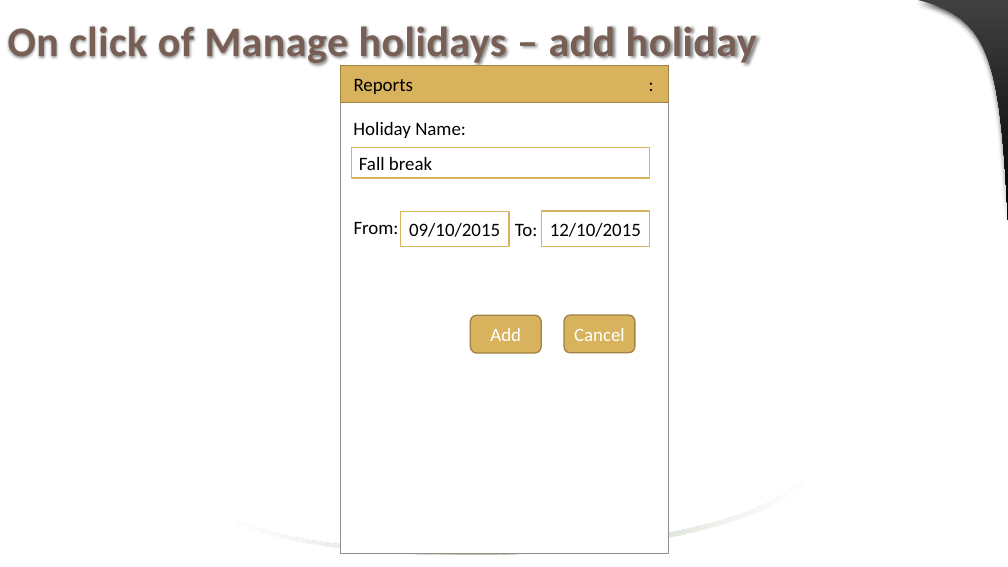
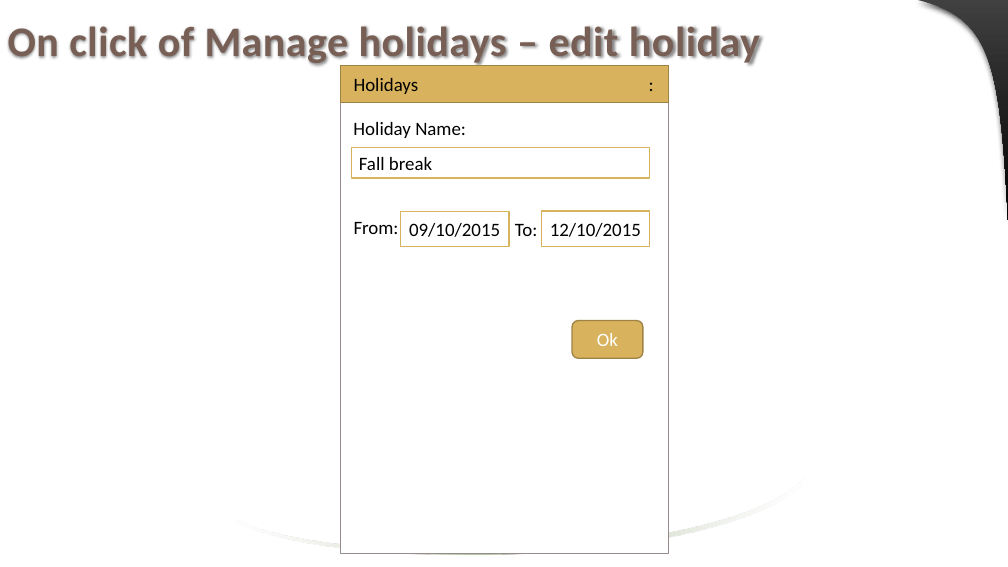
Before and after one commit to jaenudin86/Attendance, a slide deck: slide 45 of Attendance Wireframes.pptx. Drawn at 1008x567 pixels with LibreOffice and Linux fonts; fonts in the diff are those of the drawing. Boxes give left, top, right and bottom in pixels: in the first picture for what was removed or moved away, otherwise in the second. Text is boxed around its words. In the diff, an @@ line names an element or a change of style, - is before the commit and + after.

```diff
--- a/Attendance Wireframes.pptx
+++ b/Attendance Wireframes.pptx
@@ title at <box>8,26,760,67</box>: text changed @@
-On click of Manage holidays – add holiday
+On click of Manage holidays – edit holiday
@@ text in rectangle at <box>354,78,419,94</box>: text changed @@
-Reports :
+Holidays :
@@ rounded rectangle removed at <box>564,315,635,353</box> @@
-Cancel
@@ rounded rectangle "Ok": place and size @@
-rounded rectangle "Ok" at <box>470,315,541,353</box>
+rounded rectangle "Ok" at <box>572,321,644,358</box>
@@ text in rounded rectangle at <box>597,333,618,346</box>: text changed @@
-Add
+Ok
```
Also in this commit, not shown: 19 other slides changed, 1 other file.
